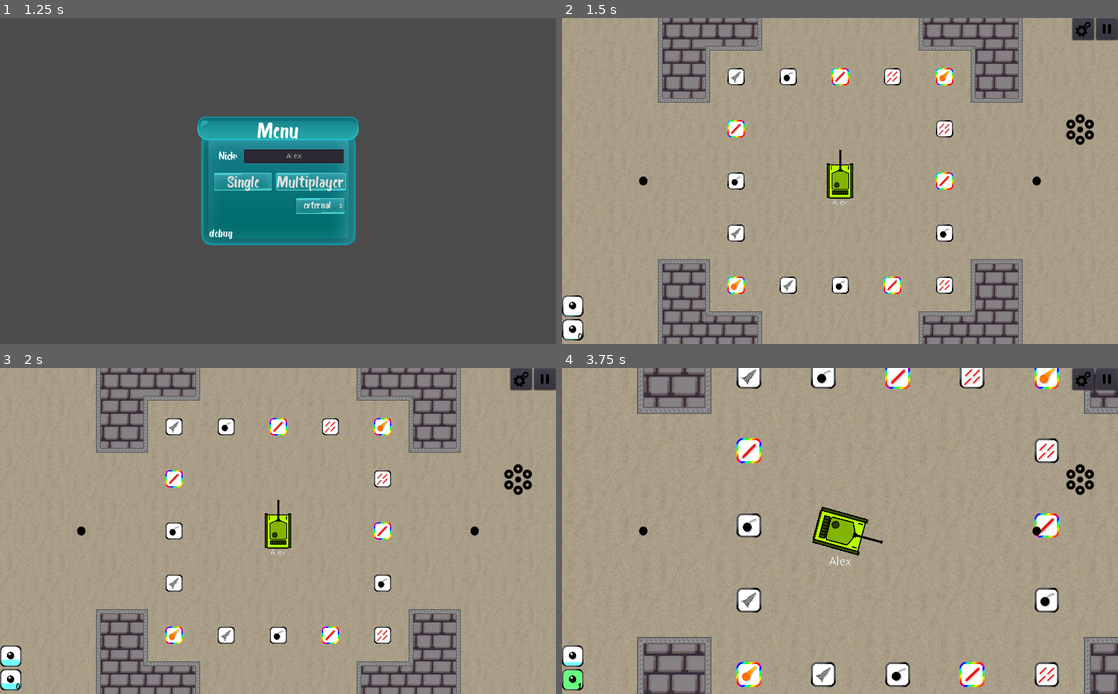
Above: before the commit, frames 1-4 (two rows, left to right).
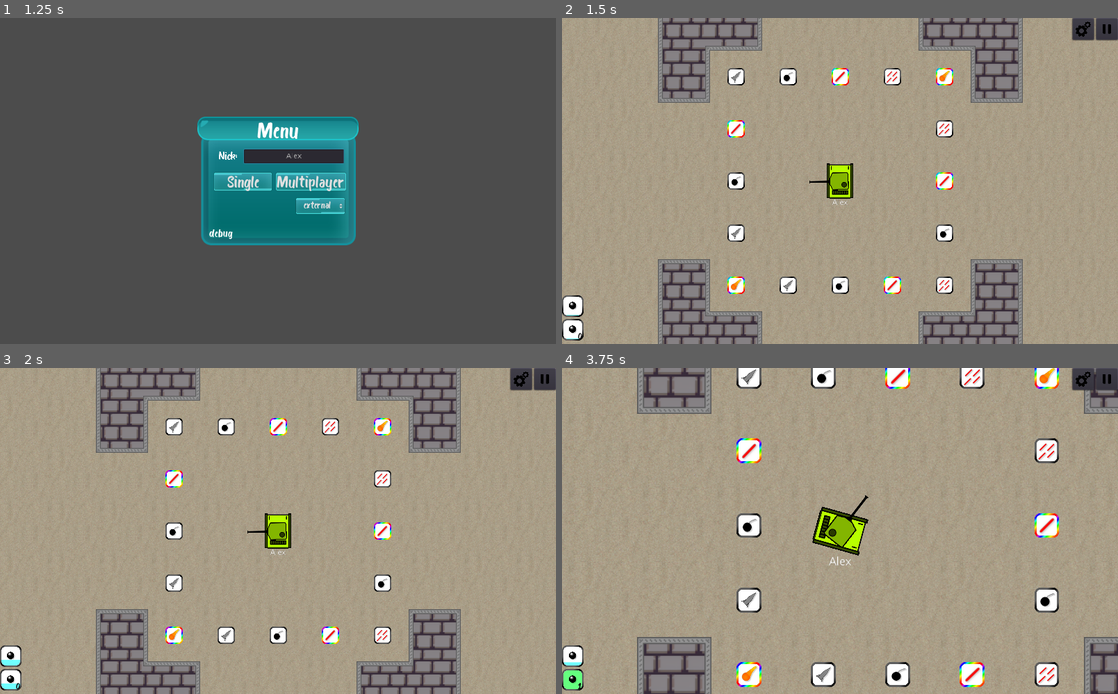
Above: after the commit, the same moments.

Repository: mm-102/godot_tanks
Game: Godot game, scene res://GameModeMaster.tscn
The game is run twice, just before and just after one commit, with the same random seed, the same clock (stepped at 60 frames per second) and the same inputs.
Inputs (mouse positions are in pixels of both pictures, inside the frame that each line leads up to):
- Up to frame 1 (1.25 s): click (294, 154) at 0.52 s; type "Alex" at 0.6 s
- Up to frame 2 (1.5 s): click "Single" at 1.25 s
- Up to frame 3 (2 s): no input
- Up to frame 4 (3.75 s): tap Enter at 2 s; move the mouse to (962, 514) at 2.02 s; hold D (p_right) 2.03-2.78 s; hold Tab (Scoreboard) 2.03-2.78 s; move the mouse to (728, 547) at 2.77 s; hold S (p_backward) 2.78-3.53 s; click (728, 547) at 2.85 s; move the mouse to (895, 459) at 3.52 s; hold D (p_right) from 3.53 s (still down); tap Mouse wheel up (p_zoom_in) at 3.6 s

Frame 1 is identical in both runs. In frame 2, 0.5% of the frame differs, in the area x 13-96%, y 29-53%; in frame 3, 0.5%; in frame 4, 0.6%, in the area x 13-96%, y 29-56%.

Commit message:
Enable touch steering only when using touch screen

Diff:
--- a/GameModeMaster.gd
+++ b/GameModeMaster.gd
@@ -9,9 +9,12 @@
 var nick = ""
 var player_color = ""
 var is_multiplayer = false
+var is_touch_screen = false
 
 func _ready():
 	get_tree().paused = false
+	is_touch_screen = JavaScript.eval("('ontouchstart' in window) || (navigator.maxTouchPoints > 0) || (navigator.msMaxTouchPoints > 0)",true)
+	print(str(is_touch_screen))
 
 
 func game_mode(sel_mode: int):
--- a/Interface/MoveJoystick.gd
+++ b/Interface/MoveJoystick.gd
@@ -3,6 +3,11 @@
 const sensitivity = 0.4
 
 var press = false
+
+func _ready():
+	var use_touch = get_node(Dir.MASTER).is_touch_screen
+	if !use_touch:
+		get_parent().queue_free()
 
 func _unhandled_input(event):
 	if !(event is InputEventScreenDrag):	return
@@ -16,7 +21,7 @@
 		$Sprite.position = Vector2(shape.radius, 0).rotated(rel_pos.angle())
 
 	var pos_norm : Vector2 = $Sprite.position / shape.radius
-#	print(pos_norm)
+
 	if pos_norm.x > sensitivity:
 		Input.action_release("p_left")
 		Input.action_press("p_right")
--- /dev/null
+++ b/Interface/ShootButton.gd
@@ -0,0 +1,6 @@
+extends MarginContainer
+
+func _ready():
+	var use_touch = get_node(Dir.MASTER).is_touch_screen
+	if !use_touch:
+		queue_free()
--- a/Interface/ShootButton.tscn
+++ b/Interface/ShootButton.tscn
@@ -1,6 +1,7 @@
-[gd_scene load_steps=3 format=2]
+[gd_scene load_steps=4 format=2]
 
 [ext_resource path="res://textures/PlayerGUI/shoot_button.png" type="Texture" id=1]
+[ext_resource path="res://Interface/ShootButton.gd" type="Script" id=2]
 
 [sub_resource type="CircleShape2D" id=2]
 radius = 30.0
@@ -12,6 +13,7 @@
 mouse_filter = 2
 size_flags_horizontal = 0
 size_flags_vertical = 0
+script = ExtResource( 2 )
 
 [node name="ShootButton" type="TouchScreenButton" parent="."]
 normal = ExtResource( 1 )
--- a/Interface/TurretJoystick.gd
+++ b/Interface/TurretJoystick.gd
@@ -3,6 +3,11 @@
 signal set_turret_angle(angle)
 
 var press = false
+
+func _ready():
+	var use_touch = get_node(Dir.MASTER).is_touch_screen
+	if !use_touch:
+		get_parent().queue_free()
 
 func _unhandled_input(event):
 	if !(event is InputEventScreenDrag):	return
--- a/Player/Tank/Tank.gd
+++ b/Player/Tank/Tank.gd
@@ -51,7 +51,8 @@
 func _ready():
 	#warning-ignore:return_value_discarded
 	connect("special_ammo_event",get_node(Dir.GUI_AMMUNITION),"on_special_ammo_event")
-	get_node(Dir.GUI_TURRET_JOYSTICK).connect("set_turret_angle", turret_node, "set_rotation")
+	if get_node(Dir.MASTER).is_touch_screen:
+		get_node(Dir.GUI_TURRET_JOYSTICK).connect("set_turret_angle", turret_node, "set_global_rotation")
 	gun_ray_cast_node.cast_to = bullet_point_node.position
 	gun_ray_cast_node.add_exception(self)
 	$Turret.self_modulate = main_n.local_player_color
--- a/Player/Tank/Turret.gd
+++ b/Player/Tank/Turret.gd
@@ -1,7 +1,13 @@
 extends Sprite
 
+var use_touch = false
+
+func _ready():
+	use_touch = get_node(Dir.MASTER).is_touch_screen
+
 func _process(_delta):
-#	var mouse = get_local_mouse_position()
-#	var a = position.angle_to_point(mouse) - PI / 2
-#	rotate(a)
-	pass # only disable when using touch screen device
+	if use_touch:
+		return
+	var mouse = get_local_mouse_position()
+	var a = position.angle_to_point(mouse) - PI / 2
+	rotate(a)
